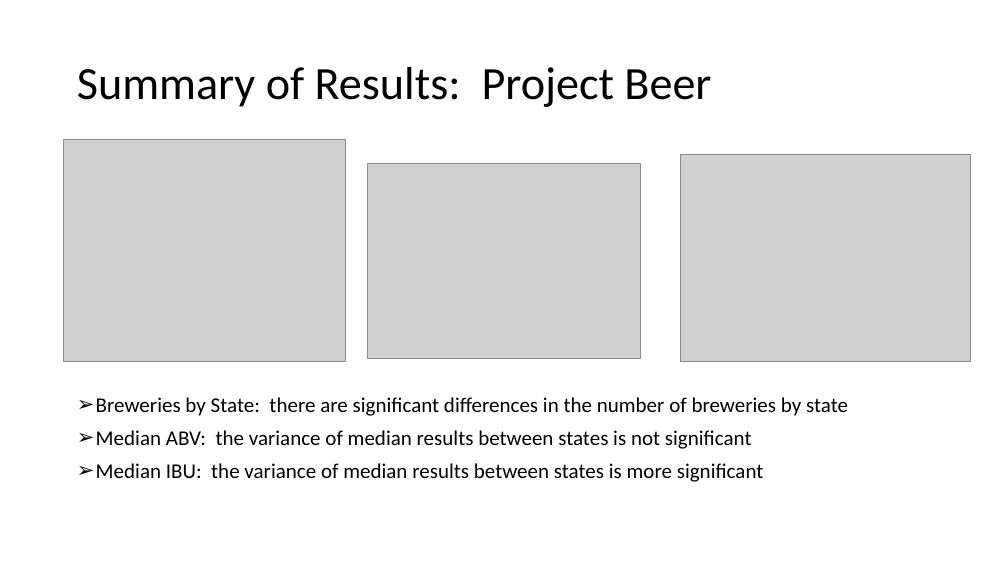
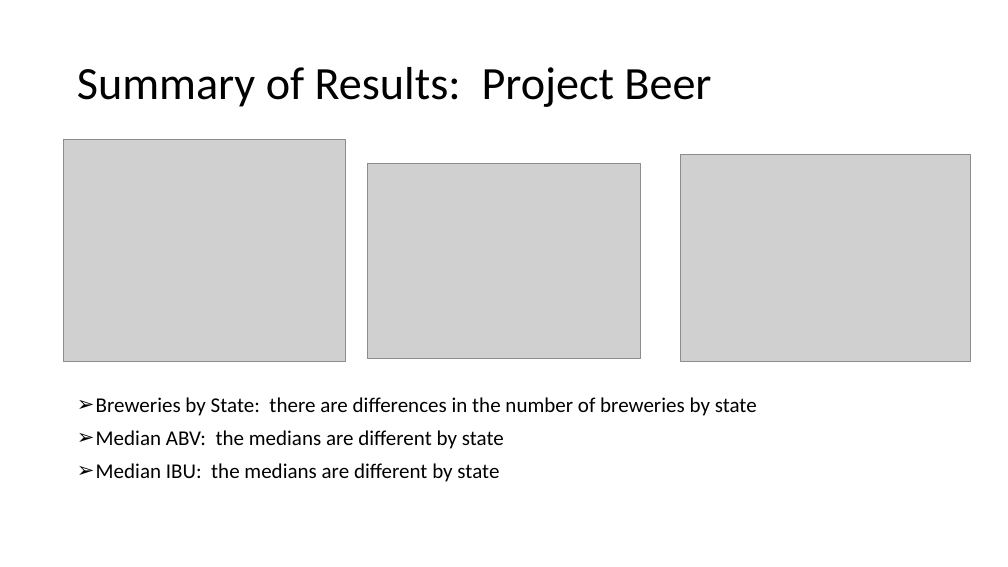
Before and after one commit to bdelahoussaye/6306Case_Study1, a slide deck: slide 4 of Final Presentation_TEAM VARIANCE 6306.pptx. Drawn at 1008x567 pixels with LibreOffice and Linux fonts; fonts in the diff are those of the drawing; grey boxes stand for pictures. Boxes give left, top, right and bottom in pixels: in the first picture for what was removed or moved away, otherwise in the second. Text is boxed around its words. In the diff, an @@ line names an element or a change of style, - is before the commit and + after.

Commit message:
Updated powerpoint

```diff
--- a/Final Presentation_TEAM VARIANCE 6306.pptx
+++ b/Final Presentation_TEAM VARIANCE 6306.pptx
@@ text at <box>96,397,757,482</box>: text changed @@
-➢ Breweries by State: there are significant differences in the number of breweries by state
-➢ Median ABV: the variance of median results between states is not significant
-➢ Median IBU: the variance of median results between states is more significant
+➢ Breweries by State: there are differences in the number of breweries by state
+➢ Median ABV: the medians are different by state
+➢ Median IBU: the medians are different by state
```
Also in this commit, not shown: 1 other slide changed.
